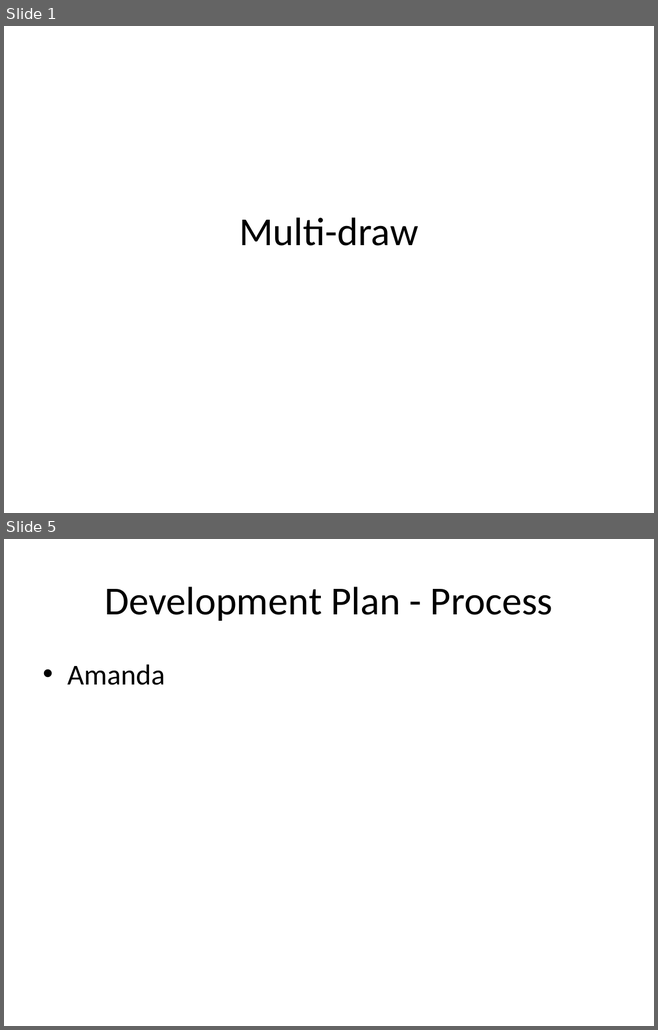
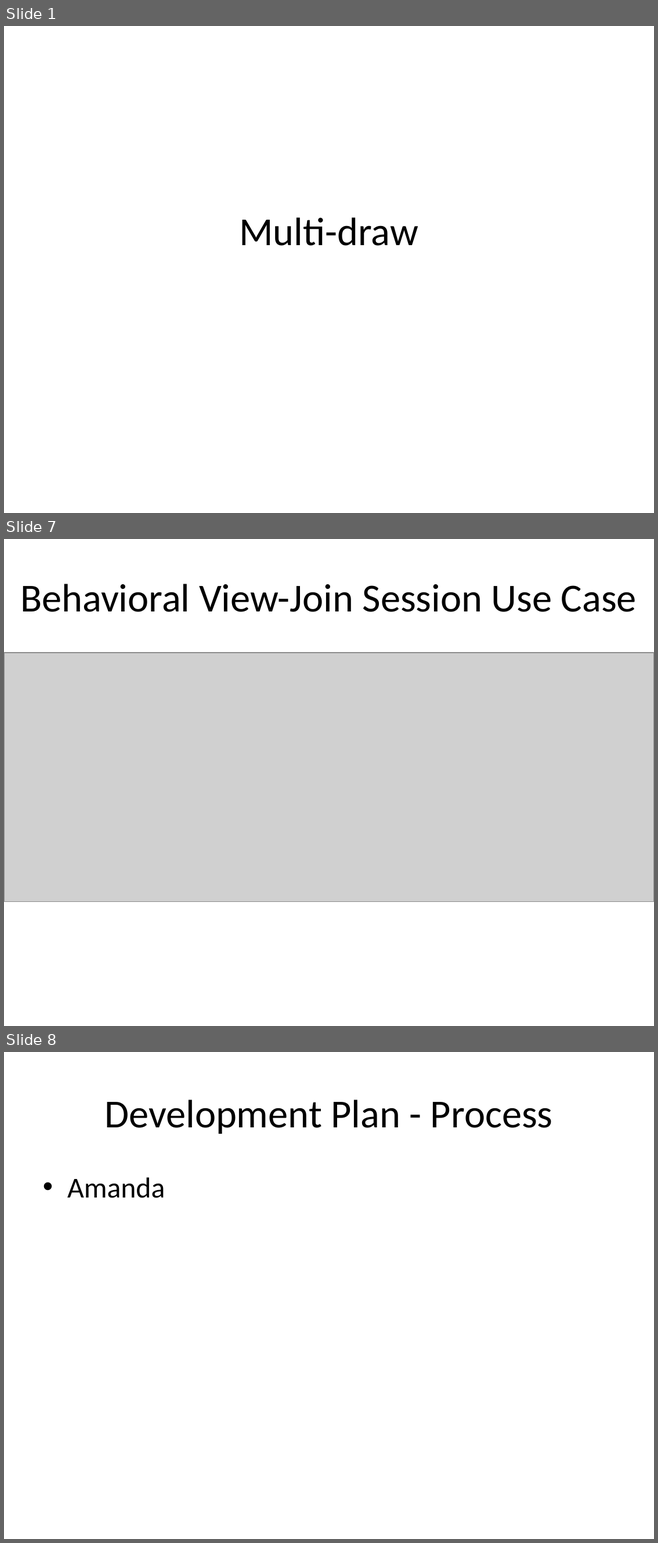
Before and after one commit to satpreetsingh/182mainproject, a slide deck: Documentation/04_10_Presentation.ppt. Shown one above the other, each under a label of ours: slides 1 and 5 before the commit, slides 1, 7 and 8 after it; the slides between them are not shown. The pictures are 658x1030 and 658x1543 pixels, drawn with LibreOffice and Linux fonts; fonts in the diff are those of the drawing; grey boxes stand for pictures. Boxes give left, top, right and bottom in pixels: in the first picture for what was removed or moved away, otherwise in the second. Text is boxed around its words. In the diff, an @@ line names an element or a change of style, - is before the commit and + after.

```diff
--- a/Documentation/04_10_Presentation.ppt
+++ b/Documentation/04_10_Presentation.ppt
@@ slide 7 added at [4,539,654,1026], background #FFFFFF @@
@@ text added at [20,584,636,612], 44 pt, text #000000 @@
+Behavioral View-Join Session Use Case
@@ picture added at [5,653,654,901] @@
@@ what was slide 5 is now slide 8 @@
```
Also in this commit, not shown: 3 slides changed, 4 other slides added, 2 slides removed.
